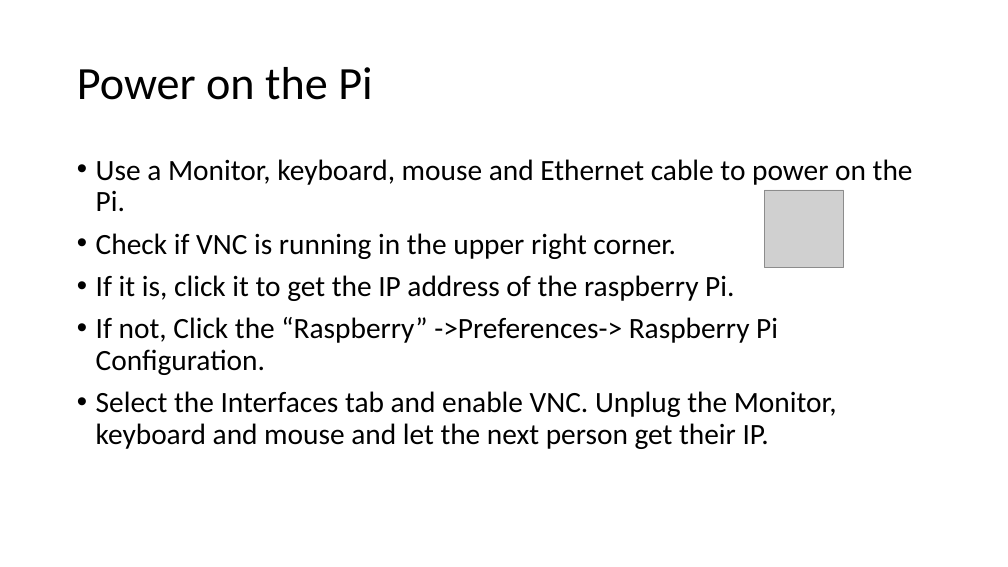
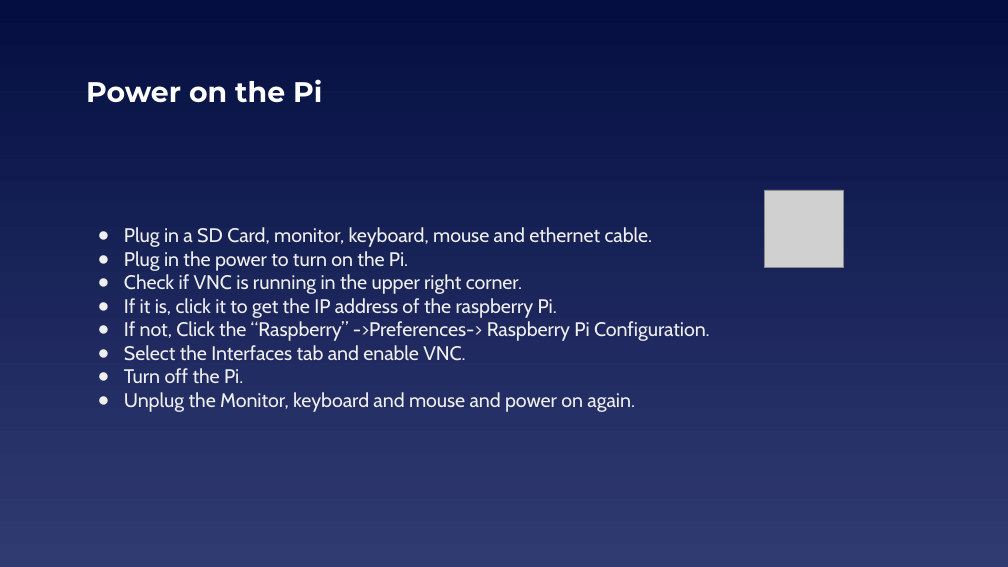
Before and after one commit to EELabMan/RPi-Touch-Display, a slide deck: slide 5 of Raspberry Pi TouchScreen Displays.pptx. Drawn at 1008x567 pixels with LibreOffice and Linux fonts; fonts in the diff are those of the drawing; grey boxes stand for pictures. Boxes give left, top, right and bottom in pixels: in the first picture for what was removed or moved away, otherwise in the second. Text is boxed around its words. In the diff, an @@ line names an element or a change of style, - is before the commit and + after.

```diff
--- a/Raspberry Pi TouchScreen Displays.pptx
+++ b/Raspberry Pi TouchScreen Displays.pptx
@@ background #FFFFFF to gradient #040E41 to #303B72 @@
@@ title "Power on the Pi": place and size @@
-title "Power on the Pi" at (77,67,372,100)
+title "Power on the Pi" at (86,79,322,103)
@@ title "Power on the Pi" at (86,79,322,103): size 44 to 27 pt, font Calibri to Montserrat, text colour #000000 to #FFFFFF, bold on; line spacing 0.9 to 1 @@
@@ text "Plug in a SD Card, ...": place and size @@
-text "Plug in a SD Card, ..." at (96,159,913,449)
+text "Plug in a SD Card, ..." at (124,227,710,412)
@@ text "Plug in a SD Card, ..." at (124,227,710,412): vertical alignment top to middle @@
@@ text at (124,227,653,271): text changed; size 28 to 18.7 pt; font Calibri to Cabin; text colour #000000 to #EFEFEF @@
-• Use a Monitor, keyboard, mouse and Ethernet cable to power on the Pi.
+● Plug in a SD Card, monitor, keyboard, mouse and ethernet cable.
+● Plug in the power to turn on the Pi.
@@ text at (124,274,710,341): size 28 to 18.7 pt, font Calibri to Cabin, text colour #000000 to #EFEFEF in "Check if VNC is running in the ...", "If it is, click it to get ...", "If not, Click the “Raspberry” ->Preferences-> Raspberry ..."; bullet • to ●; line spacing 0.9 to 1; less space between paragraphs @@
@@ text at (124,345,635,412): text changed; size 28 to 18.7 pt; font Calibri to Cabin; text colour #000000 to #EFEFEF @@
-• Select the Interfaces tab and enable VNC. Unplug the Monitor, keyboard and mouse and let the next person get their IP.
+● Select the Interfaces tab and enable VNC.
+● Turn off the Pi.
+● Unplug the Monitor, keyboard and mouse and power on again.
```
Also in this commit, not shown: 15 other slides changed, 7 slides added, 6 slides removed, 1 other file.
